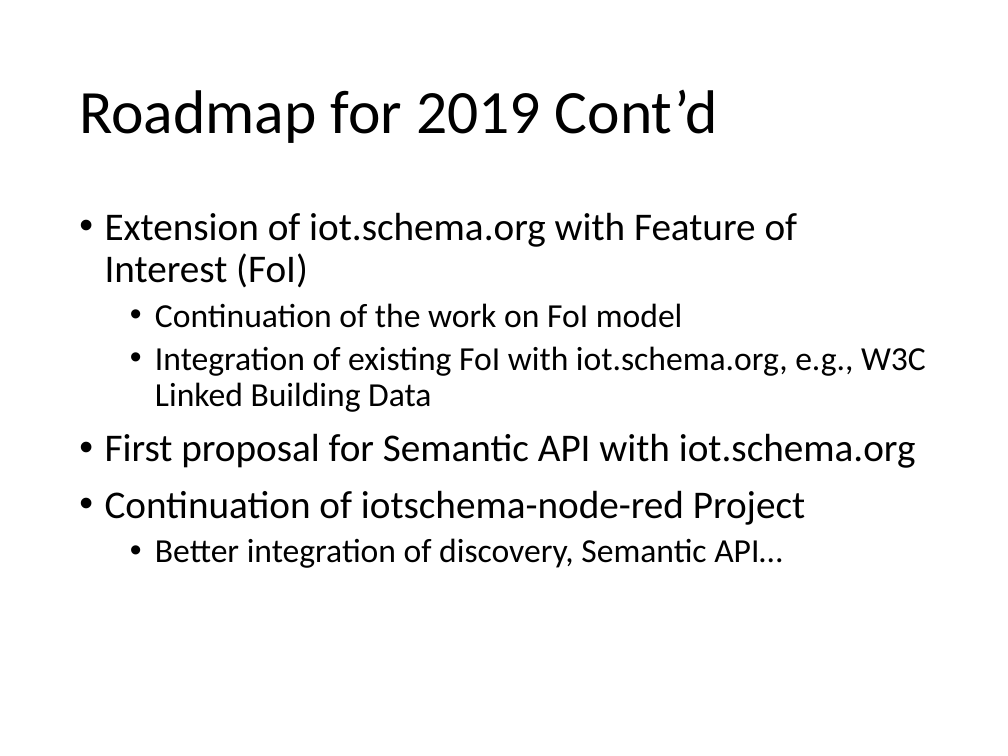
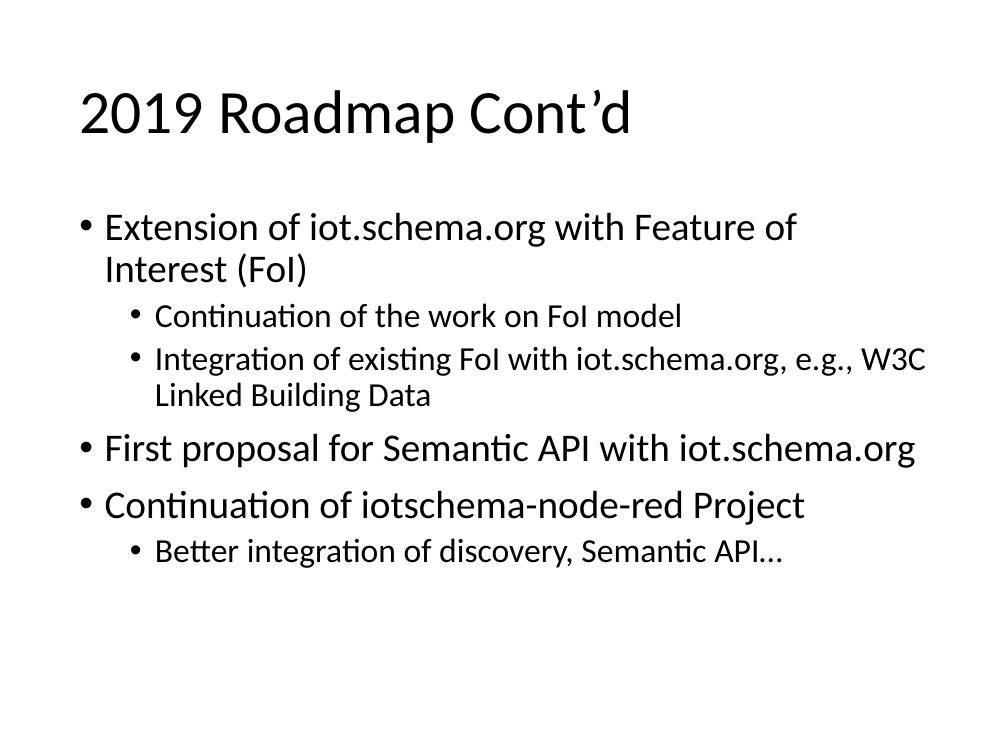
Before and after one commit to iot-schema-collab/teleconferences, a slide deck: slide 13 of iotschema-20190117.pptx. Drawn at 1008x756 pixels with LibreOffice and Linux fonts; fonts in the diff are those of the drawing. Boxes give left, top, right and bottom in pixels: in the first picture for what was removed or moved away, otherwise in the second. Text is boxed around its words. In the diff, an @@ line names an element or a change of style, - is before the commit and + after.

Commit message:
Roadmap slides updated.

```diff
--- a/iotschema-20190117.pptx
+++ b/iotschema-20190117.pptx
@@ title at [79, 90, 632, 143]: text changed @@
-Roadmap for 2019 Cont’d
+2019 Roadmap Cont’d
```
Also in this commit, not shown: 1 other slide changed, 1 other file.
